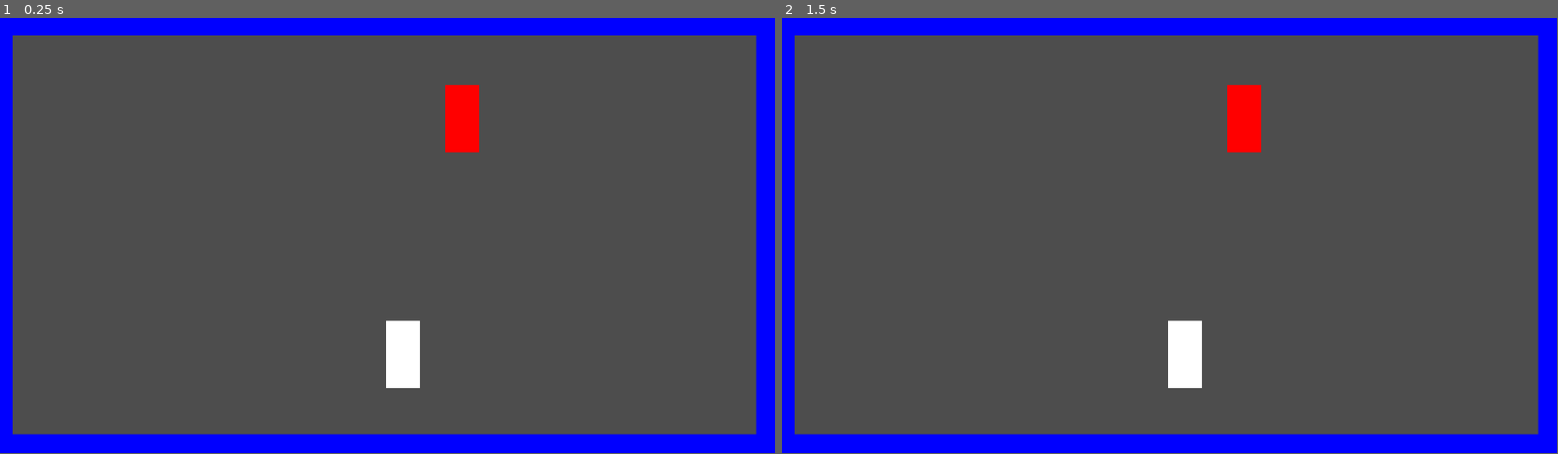
Above: before the commit, frames 1-2 (left to right).
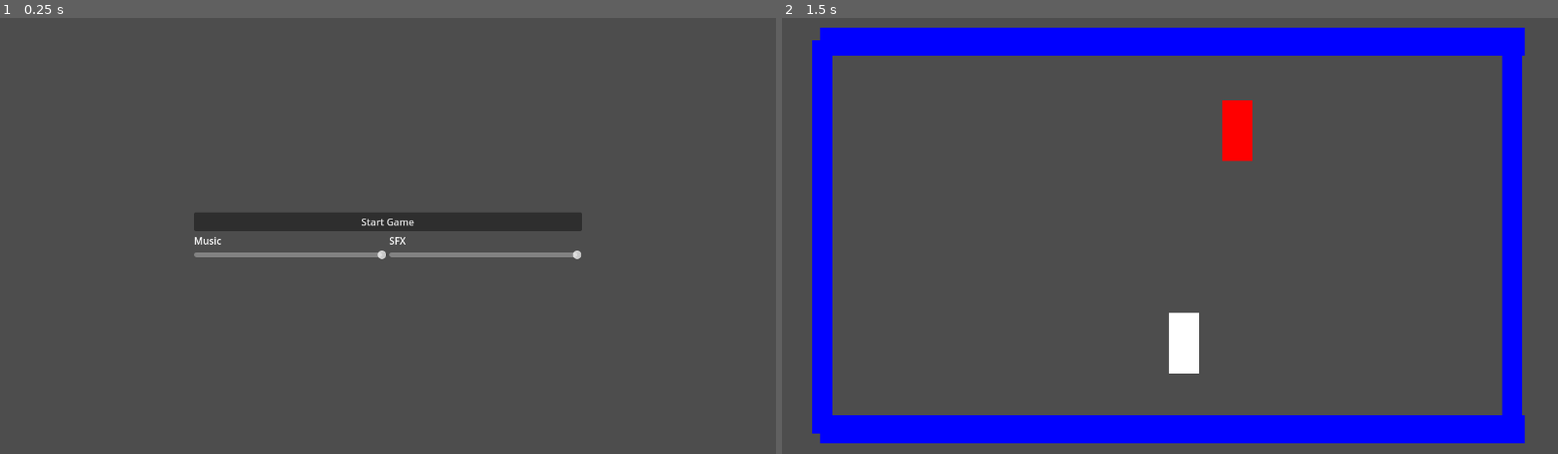
Above: after the commit, the same moments.

Repository: KDing0/GGJGodot
Game: Godot game, scene res://Misc/GameManager.tscn
Two runs of this game, one before a commit and one after it. Both use one fixed random seed, a clock stepped at 60 frames per second and the inputs below. Before the commit the project starts from res://gamescene.tscn.
Inputs (mouse positions are in pixels of both pictures, inside the frame that each line leads up to):
- Up to frame 1 (0.25 s): no input
- Up to frame 2 (1.5 s): click (1170, 222) at 0.5 s, where only the run after the commit has a clickable "Start Game"; tap Enter at 1.25 s
In our replay, the window is 799x449 before the commit and 800x450 after it. These sizes can differ from the game's own. Grey fills any space a smaller window leaves; there, only what the larger window draws over its background counts as a difference.

The runs differ from the first frame. In frame 1, 16% of the frame differs, in the area x 0-100%, y 0-100%; in frame 2, 22%.

Commit message:
Changed window sizes

Diff:
--- a/src/project.godot
+++ b/src/project.godot
@@ -11,9 +11,16 @@
 [application]
 
 config/name="Ggj Godot"
-run/main_scene="res://gamescene.tscn"
+run/main_scene="res://Misc/GameManager.tscn"
 config/features=PackedStringArray("4.0", "Forward Plus")
 config/icon="res://icon.svg"
+
+[display]
+
+window/size/viewport_width=640
+window/size/viewport_height=360
+window/size/window_width_override=1280
+window/size/window_height_override=720
 
 [input]
 
